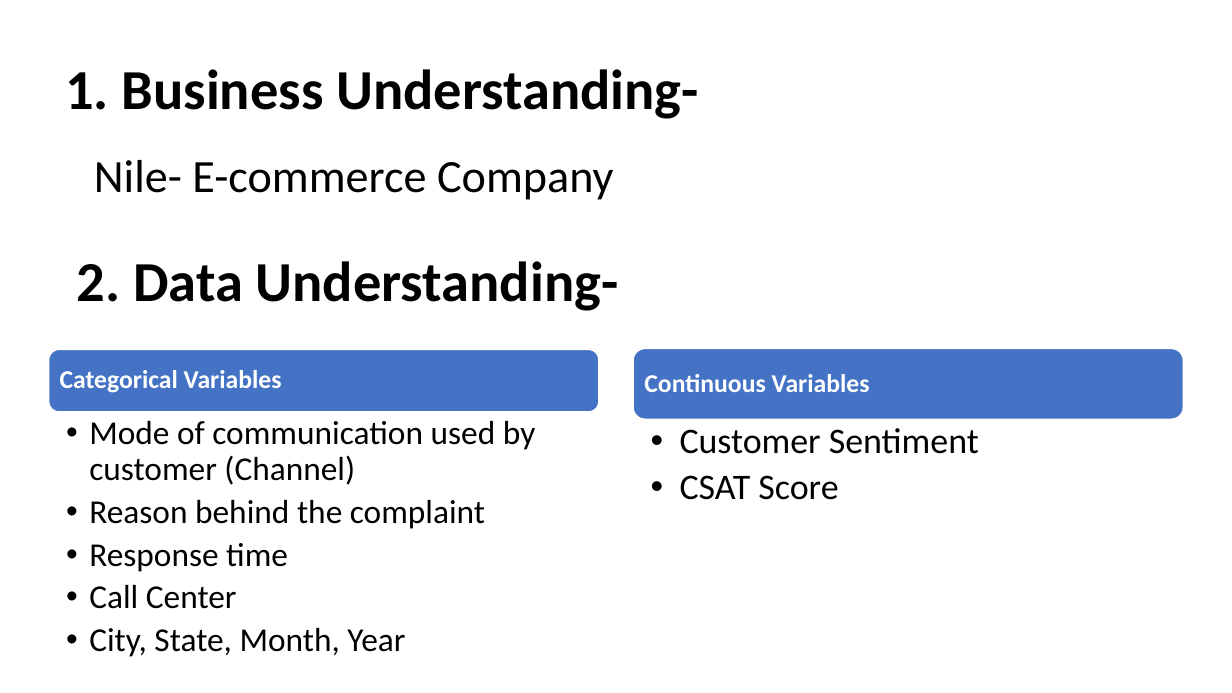
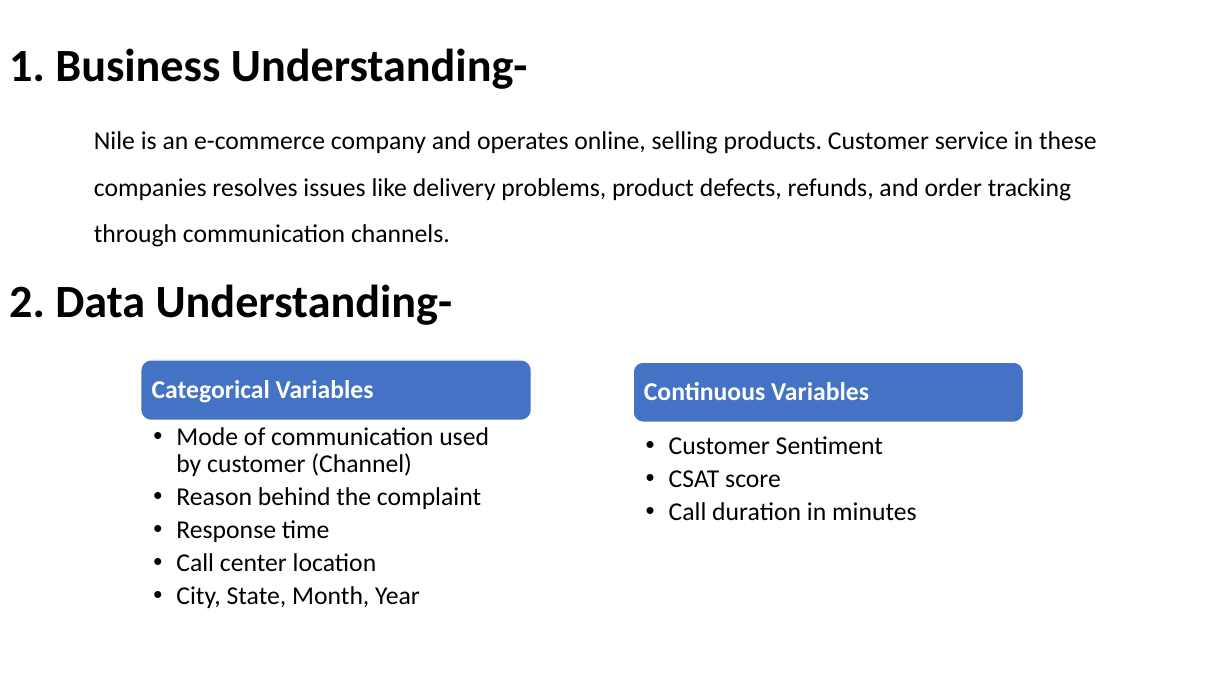
Before and after one commit to Aniruddhakhedkar/Analysis_of_Customer_Service_Data_for_an_E-commerce_Company_Nile, a slide deck: slide 2 of Findings_Analysis of Customer Service Data_E-commerce Company_Nile.pptx. Drawn at 1232x693 pixels with LibreOffice and Linux fonts; fonts in the diff are those of the drawing. Boxes give left, top, right and bottom in pixels: in the first picture for what was removed or moved away, otherwise in the second. Text is boxed around its words. In the diff, an @@ line names an element or a change of style, - is before the commit and + after.

```diff
--- a/Findings_Analysis of Customer Service Data_E-commerce Company_Nile.pptx
+++ b/Findings_Analysis of Customer Service Data_E-commerce Company_Nile.pptx
@@ title "1. Business Understanding-" moved from (x1=65, y1=69, x2=699, y2=119) to (x1=9, y1=48, x2=528, y2=89) @@
@@ title "1. Business Understanding-" at (x1=9, y1=48, x2=528, y2=89): size 44 to 36 pt @@
@@ text at (x1=94, y1=131, x2=1097, y2=201): text changed; size 36 to 20 pt @@
-Nile- E-commerce Company
+Nile is an e-commerce company and operates online, selling products. Customer service in these companies resolves issues like delivery problems, product defects, refunds, and order tracking through communication channels.
@@ text "2. Data Understanding-" at (x1=9, y1=284, x2=453, y2=325): size 44 to 36 pt @@
@@ text "2. Data Understanding-" moved from (x1=77, y1=261, x2=619, y2=311) to (x1=9, y1=284, x2=453, y2=325) @@
@@ rounded rectangle resized from (x1=49, y1=349, x2=599, y2=412) to (x1=140, y1=360, x2=531, y2=421) @@
@@ text "Categorical Variables" moved from (x1=60, y1=370, x2=282, y2=393) to (x1=152, y1=380, x2=374, y2=403) @@
@@ rounded rectangle resized from (x1=633, y1=348, x2=1183, y2=419) to (x1=633, y1=362, x2=1024, y2=422) @@
@@ text "Continuous Variables" moved from (x1=644, y1=374, x2=870, y2=392) to (x1=644, y1=382, x2=869, y2=400) @@
@@ text "Mode of communication used by ..." moved from (x1=89, y1=421, x2=535, y2=657) to (x1=176, y1=427, x2=489, y2=608) @@
@@ text at (x1=176, y1=427, x2=489, y2=608): size 26 to 20 pt in "Mode of communication used by customer (Channel)", "Reason behind the complaint", "Response time", "City, State, Month, Year"; less space between paragraphs @@
@@ text "Customer Sentiment" moved from (x1=680, y1=428, x2=979, y2=500) to (x1=669, y1=436, x2=917, y2=521) @@
@@ text at (x1=669, y1=436, x2=883, y2=455): size 28 to 20 pt in "Customer Sentiment"; indent changed; less space between paragraphs @@
@@ text at (x1=669, y1=470, x2=917, y2=521): text changed; size 28 to 20 pt @@
-  • CSAT Score
+  • CSAT score
+  • Call duration in minutes
@@ text at (x1=176, y1=553, x2=377, y2=572): text changed; size 26 to 20 pt @@
-  • Call Center
+  • Call center location
```
Also in this commit, not shown: 7 other slides changed, 1 slide added, 1 slide removed.
